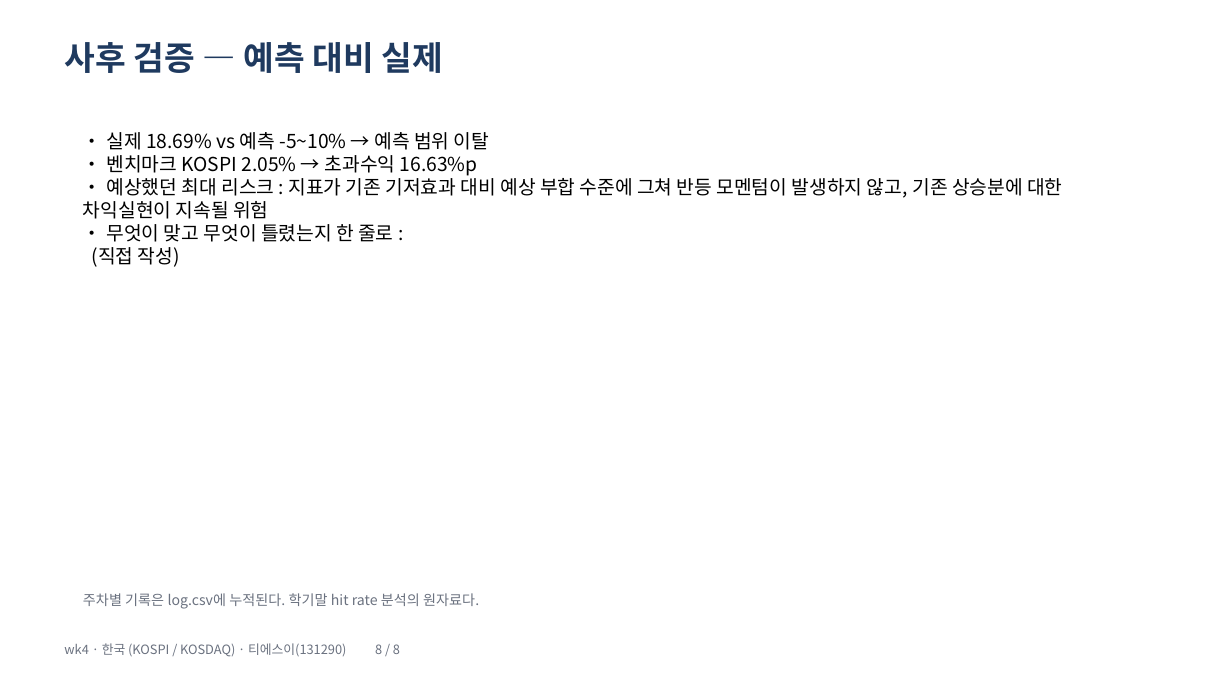
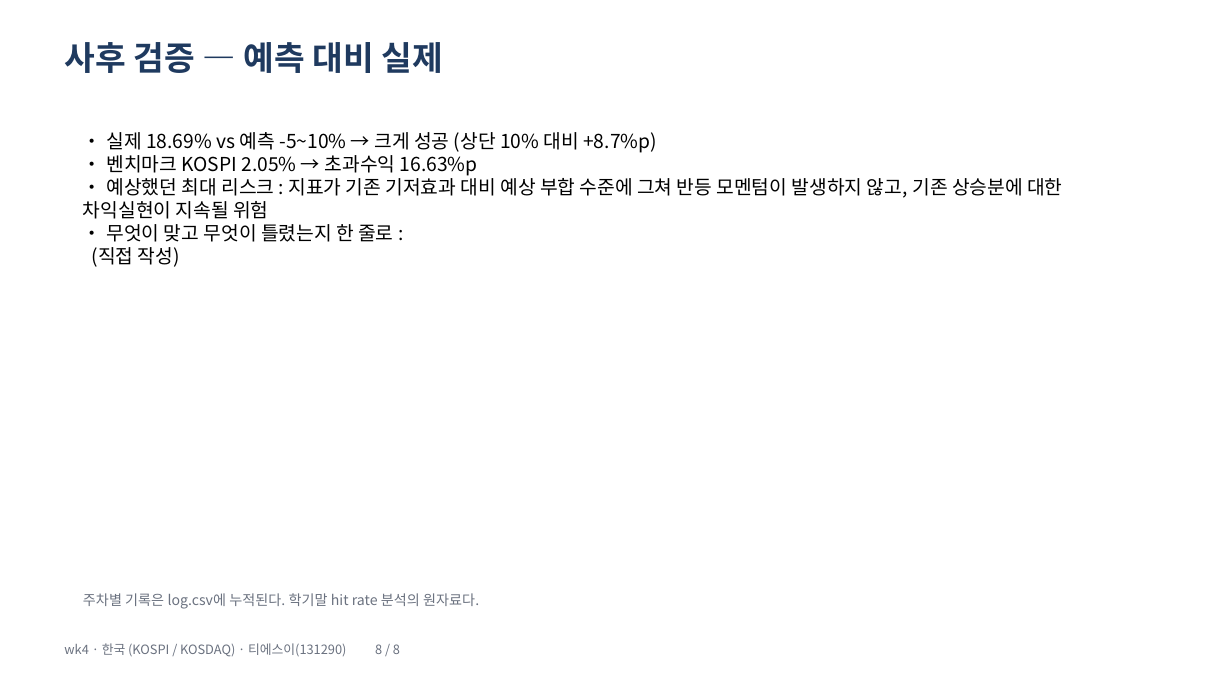
Before and after one commit to yoonsang-eve/26-2_Weekly_pick, a slide deck: slide 8 of outputs/wk4/KR/deck_wk4_KR_131290.pptx. Drawn at 1232x693 pixels with LibreOffice and Linux fonts; fonts in the diff are those of the drawing. Boxes give left, top, right and bottom in pixels: in the first picture for what was removed or moved away, otherwise in the second. Text is boxed around its words. In the diff, an @@ line names an element or a change of style, - is before the commit and + after.

```diff
--- a/outputs/wk4/KR/deck_wk4_KR_131290.pptx
+++ b/outputs/wk4/KR/deck_wk4_KR_131290.pptx
@@ text at [107,132,657,153]: text changed @@
-• 실제 18.69% vs 예측 -5~10% → 예측 범위 이탈
+• 실제 18.69% vs 예측 -5~10% → 크게 성공 (상단 10% 대비 +8.7%p)
```
Also in this commit, not shown: 33 other files.
